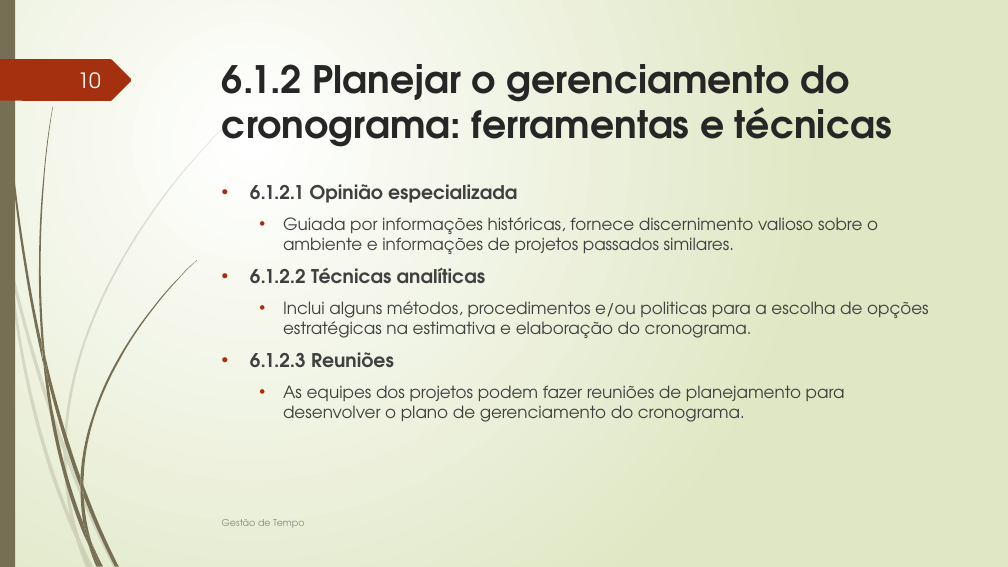
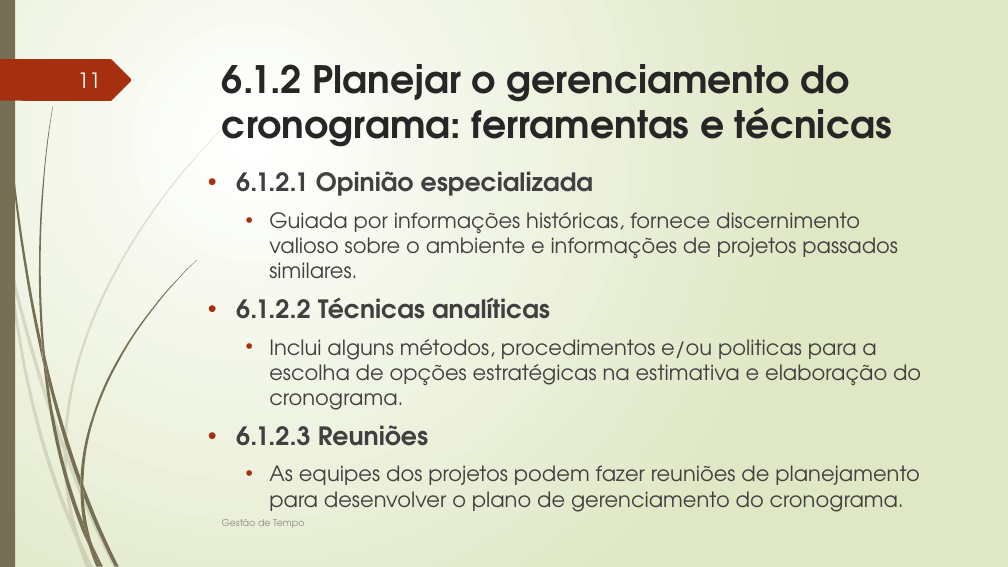
Before and after one commit to FabioMassaretto/GerenciamentoTempoProjeto, a slide deck: slide 11 of GERENCIAMENTO DO TEMPO DO PROJETO.pptx (slide 10 before the commit). Drawn at 1008x567 pixels with LibreOffice and Linux fonts; fonts in the diff are those of the drawing. Boxes give left, top, right and bottom in pixels: in the first picture for what was removed or moved away, otherwise in the second. Text is boxed around its words. In the diff, an @@ line names an element or a change of style, - is before the commit and + after.

```diff
--- a/GERENCIAMENTO DO TEMPO DO PROJETO.pptx
+++ b/GERENCIAMENTO DO TEMPO DO PROJETO.pptx
@@ page number at [78,72,101,88]: text changed @@
-10
+11
@@ text "6.1.2.1 Opinião especializada": place and size @@
-text "6.1.2.1 Opinião especializada" at [250,184,929,422]
+text "6.1.2.1 Opinião especializada" at [236,171,921,512]
@@ text "6.1.2.1 Opinião especializada" at [236,171,921,512]: size 18 to 24 pt in "6.1.2.1 Opinião especializada", "6.1.2.2 Técnicas analíticas", "6.1.2.3 Reuniões"; size 16 to 20 pt in "Guiada por informações históricas, fornece discernimento val ...", "Inclui alguns métodos, procedimentos e/ou politicas para ...", "As equipes dos projetos podem fazer reuniões ..." @@
```
Also in this commit, not shown: 23 other slides changed, 64 slides added.
